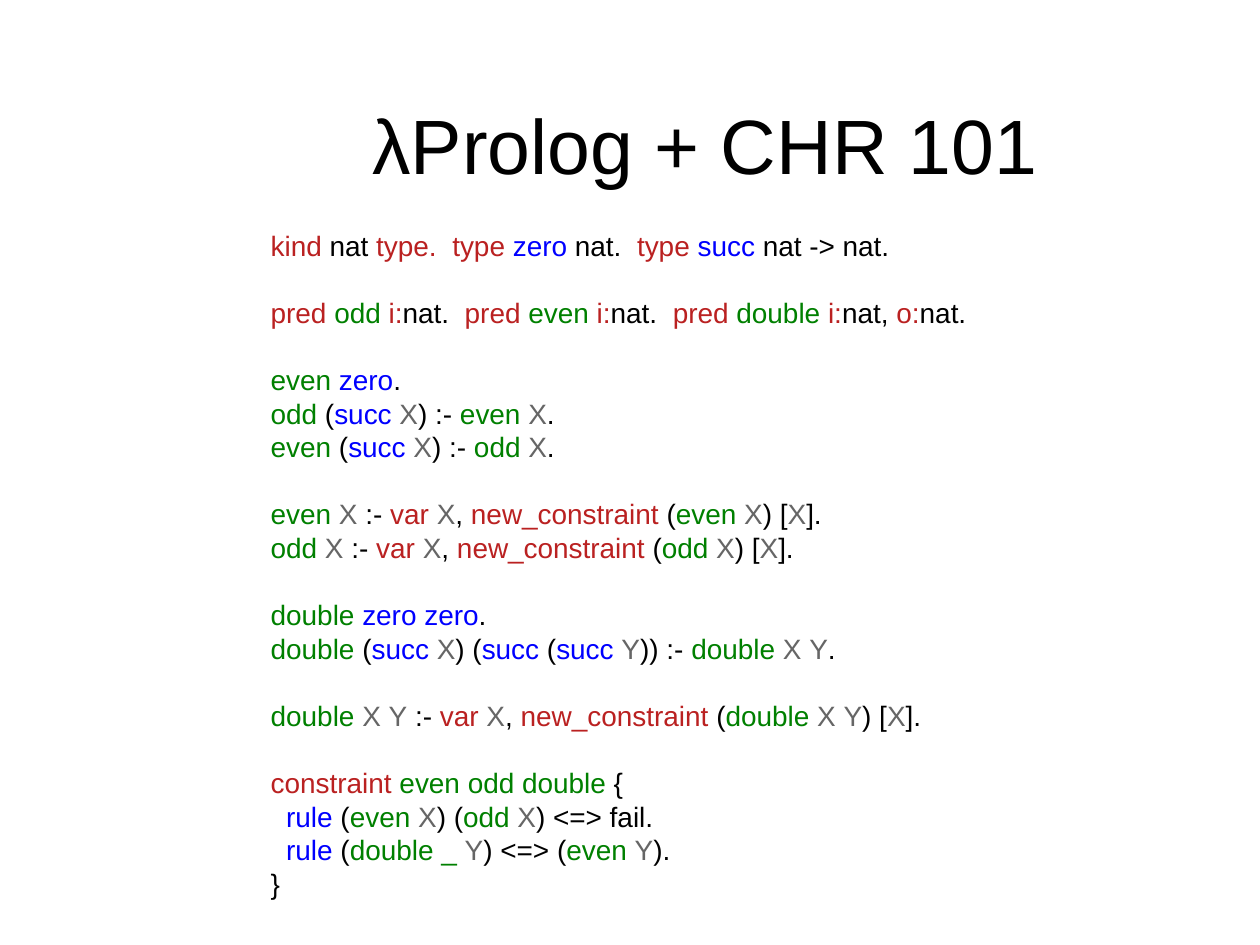
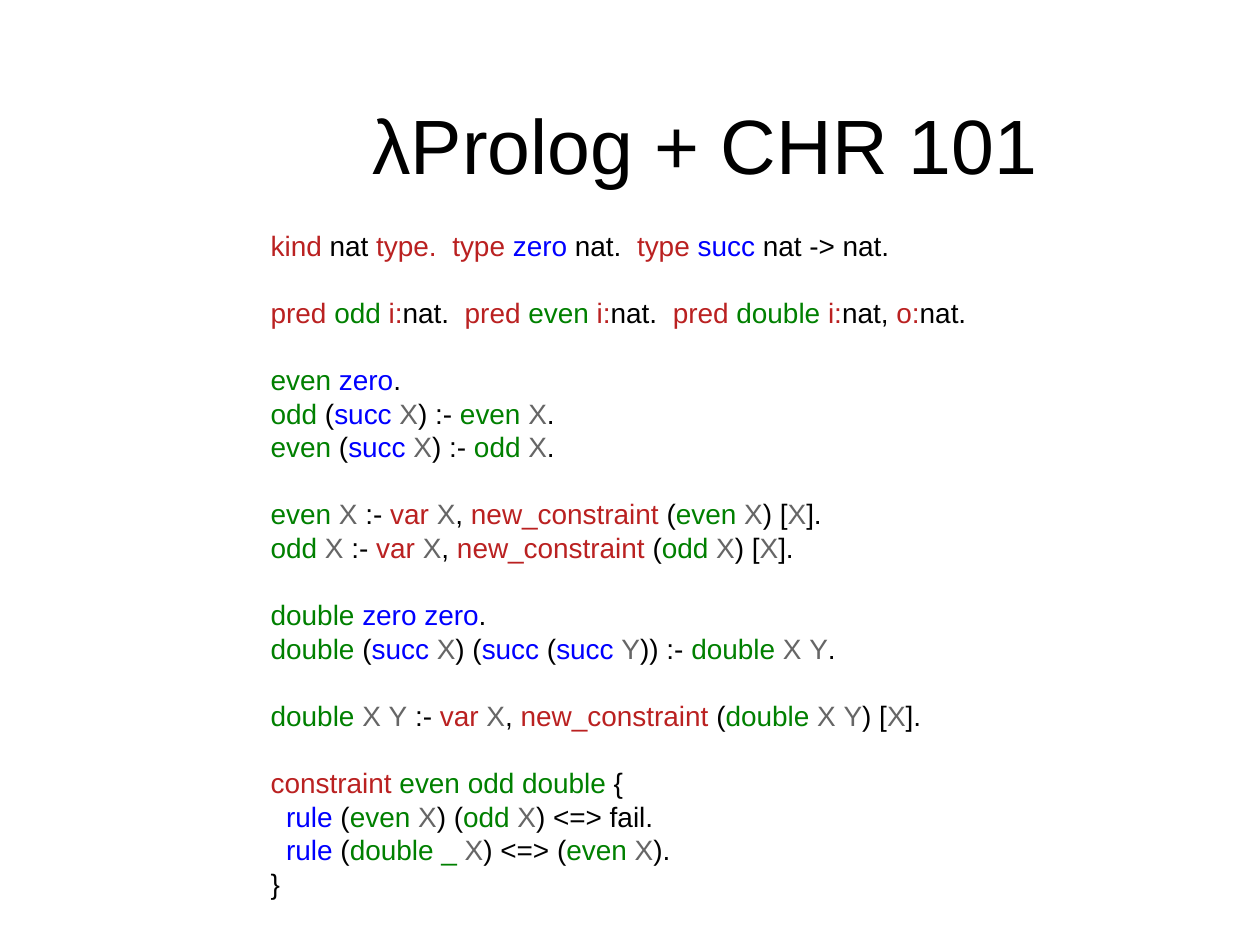
Before and after one commit to gares/mlws18, a slide deck: slide 18 of slides.odp (slide 19 before the commit). Drawn at 1260x945 pixels with LibreOffice and Linux fonts; fonts in the diff are those of the drawing; background and template pictures are left out. Boxes give left, top, right and bottom in pixels: in the first picture for what was removed or moved away, otherwise in the second. Text is boxed around its words. In the diff, an @@ line names an element or a change of style, - is before the commit and + after.

```diff
--- a/slides.odp
+++ b/slides.odp
@@ text at [286, 839, 671, 865]: text changed @@
-rule (double _ Y) <=> (even Y).
+rule (double _ X) <=> (even X).
```
Also in this commit, not shown: 13 other slides changed, 1 slide added, 1 slide removed.
